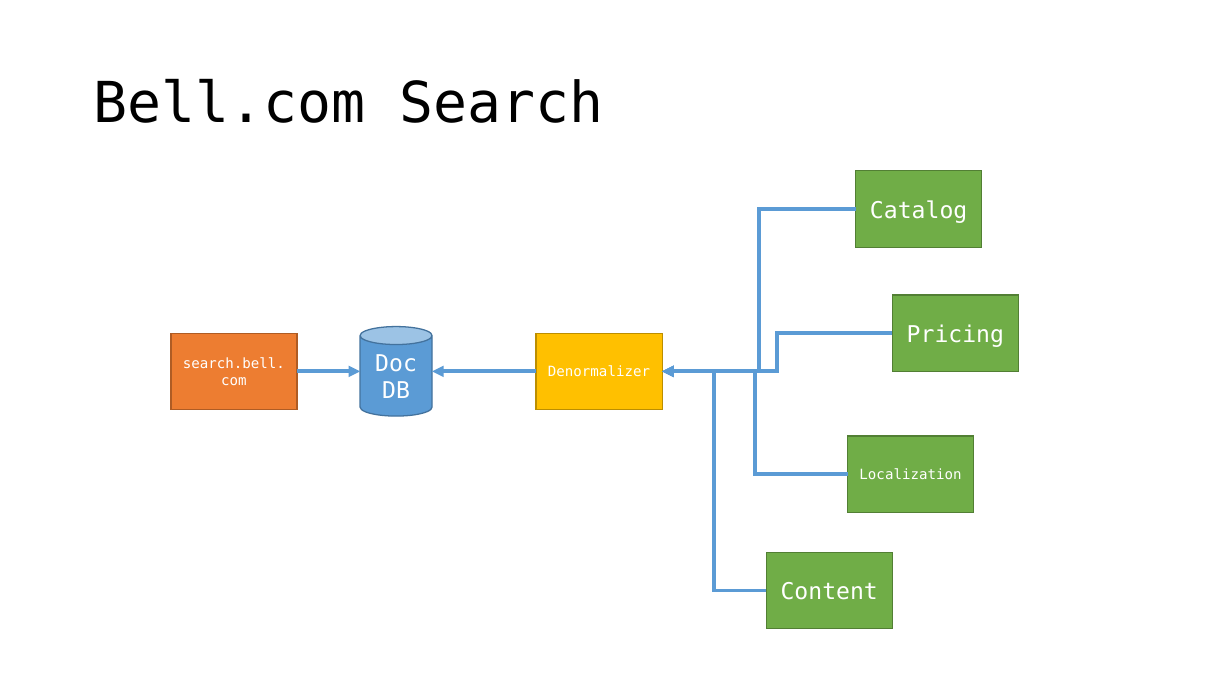
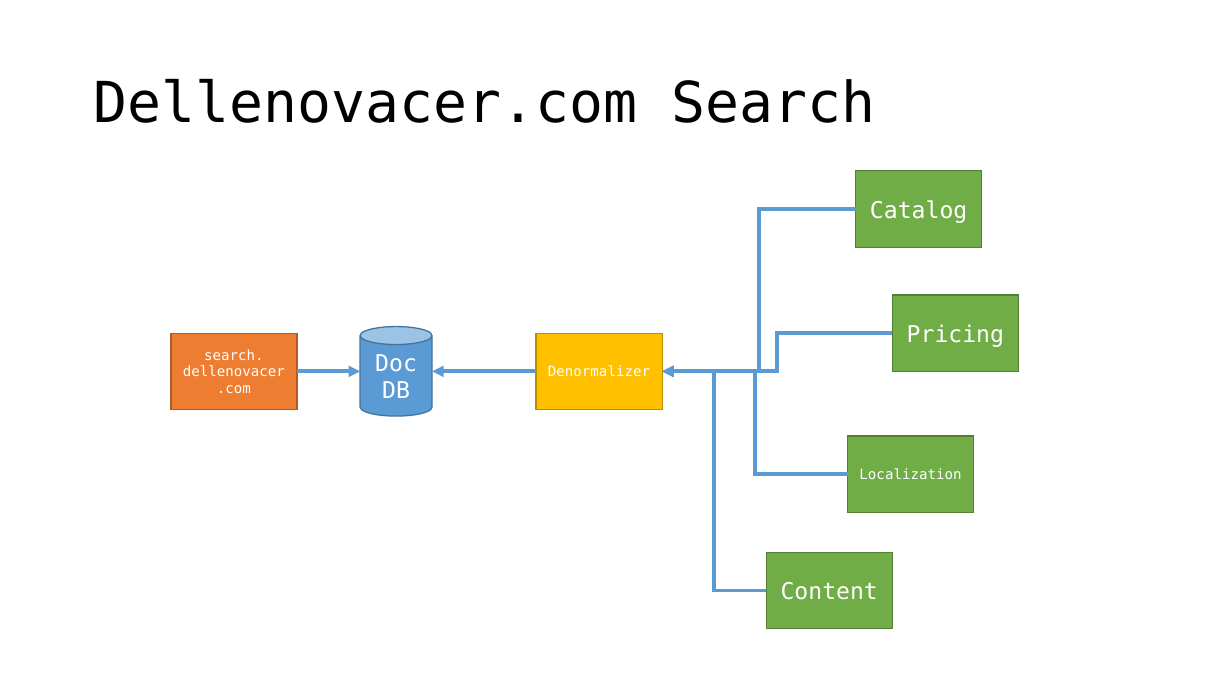
Before and after one commit to jbogard/presentations, a slide deck: slide 37 of AvoidingMicroserviceMegadisasters/AvoidingMicroserviceMegadisasters.pptx (slide 34 before the commit). Drawn at 1232x693 pixels with LibreOffice and Linux fonts; fonts in the diff are those of the drawing. Boxes give left, top, right and bottom in pixels: in the first picture for what was removed or moved away, otherwise in the second. Text is boxed around its words. In the diff, an @@ line names an element or a change of style, - is before the commit and + after.

```diff
--- a/AvoidingMicroserviceMegadisasters/AvoidingMicroserviceMegadisasters.pptx
+++ b/AvoidingMicroserviceMegadisasters/AvoidingMicroserviceMegadisasters.pptx
@@ title at bbox=[94, 78, 876, 123]: text changed @@
-Bell.com Search
+Dellenovacer.com Search
@@ text in rectangle at bbox=[183, 349, 285, 393]: text changed @@
-search.bell.com
+search. dellenovacer.com
```
Also in this commit, not shown: 10 other slides changed, 13 slides added, 1 slide removed, 4 other files.
